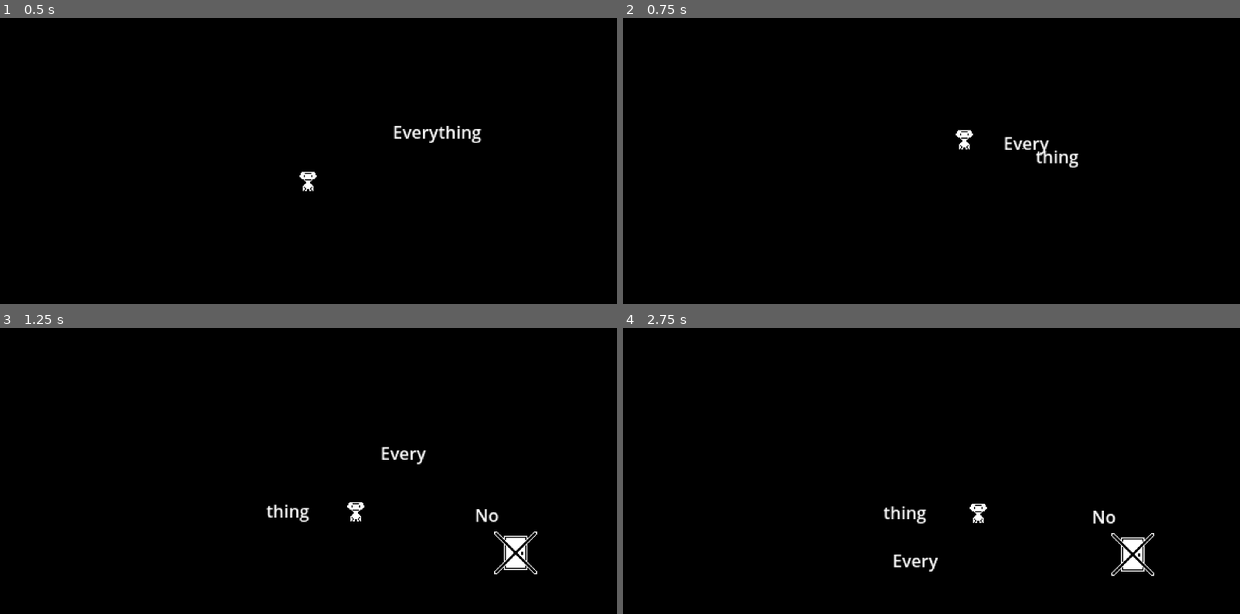
Above: before the commit, frames 1-4 (two rows, left to right).
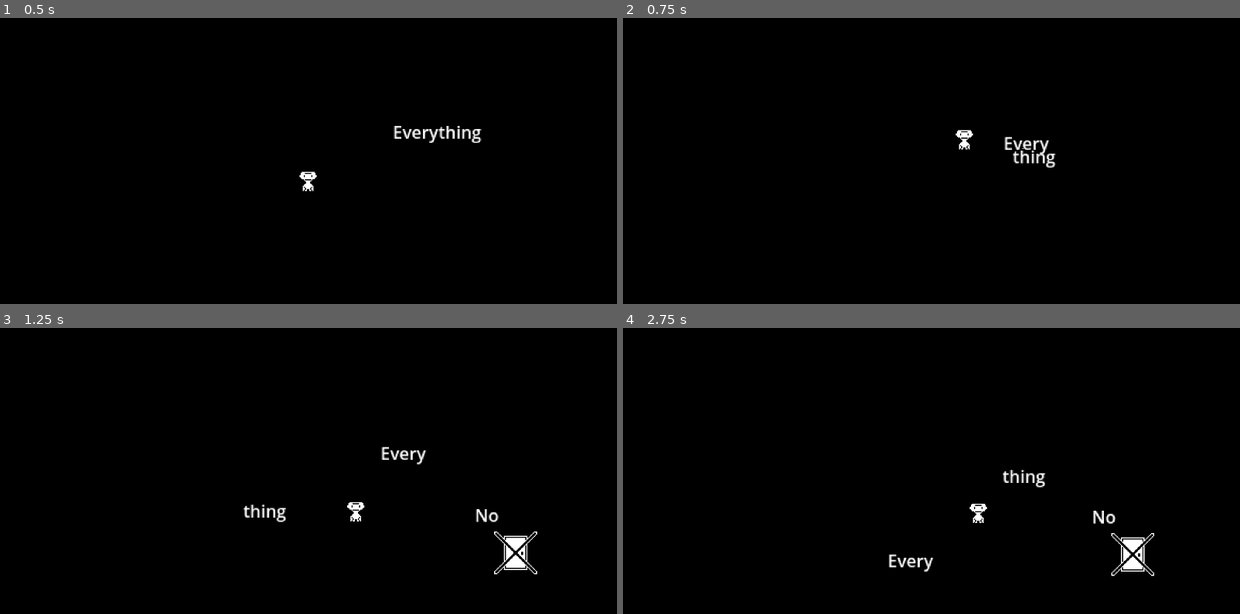
Above: after the commit, the same moments.

Repository: SoulsTogetherX/GameJam-1-bit-jam-n2-
Game: Godot game, scene res://rooms/puzzel_rooms/1/room_1.tscn
Same seed, same stepped clock (60 frames per second), same inputs: the game is played once before the commit and once after it.
Inputs (mouse positions are in pixels of both pictures, inside the frame that each line leads up to):
- Up to frame 1 (0.5 s): no input
- Up to frame 2 (0.75 s): tap Enter at 0.5 s; move the mouse to (1036, 132) at 0.52 s; hold D (right) from 0.53 s (still down); hold W (interact) from 0.53 s (still down); click (1036, 132) at 0.67 s
- Up to frame 3 (1.25 s): keep holding D (right); keep holding W (interact)
- Up to frame 4 (2.75 s): move the mouse to (906, 511) at 1.27 s; release D (right) at 1.28 s; release W (interact) at 1.28 s; hold A (left) 1.28-2.03 s; tap W (interact) at 1.35 s; click (906, 511) at 1.42 s; move the mouse to (1024, 476) at 2.02 s; hold D (right) from 2.03 s (still down); hold W (interact) from 2.03 s (still down); click (1024, 476) at 2.17 s

Frame 1 is identical in both runs. In frame 2, 0.3% of the frame differs, in the area x 63-74%, y 46-53%; in frame 3, 0.3%; in frame 4, 0.7%, in the area x 42-69%, y 49-86%.

Commit message:
backup 2

Diff:
--- a/global/global_stuff.gd
+++ b/global/global_stuff.gd
@@ -19,7 +19,6 @@
 		node.get_parent().remove_child(node);
 	parent.add_child(node);
 
-
 static func waggle(obj : Node2D, length : float = 1.5, max : float = 5):
 	var tw = obj.create_tween();
 	var div = length / 3;
@@ -30,3 +29,16 @@
 
 	await tw.finished;
 	tw.kill();
+
+static func wait(obj : Node, delay : float):
+	var tw = obj.create_tween();
+	tw.tween_interval(delay);
+	await tw.finished;
+	tw.kill();
+
+static func wait_function(obj : Node, delay : float, foo : Callable):
+	var tw = obj.create_tween();
+	tw.tween_interval(delay);
+	tw.tween_callback(foo);
+	await tw.finished;
+	tw.kill();
--- a/src/breakable_word/objects/segment.tscn
+++ b/src/breakable_word/objects/segment.tscn
@@ -2,7 +2,7 @@
 
 [ext_resource type="Script" path="res://src/breakable_word/scripts/segment.gd" id="1_0at7n"]
 
-[node name="segment" type="RigidBody2D" groups=["segment"]]
+[node name="segment" type="RigidBody2D"]
 collision_layer = 4
 freeze = true
 script = ExtResource("1_0at7n")
--- a/src/breakable_word/objects/word_placer.tscn
+++ b/src/breakable_word/objects/word_placer.tscn
@@ -7,4 +7,14 @@
 
 [node name="Area2D" type="Area2D" parent="."]
 
+[node name="front" type="Area2D" parent="."]
+modulate = Color(0.627451, 0.12549, 0.941176, 1)
+collision_layer = 4
+collision_mask = 0
+
+[node name="back" type="Area2D" parent="."]
+modulate = Color(0.627451, 0.12549, 0.941176, 1)
+collision_layer = 4
+collision_mask = 0
+
 [connection signal="input_event" from="Area2D" to="." method="_on_area_2d_input_event"]
--- a/src/breakable_word/scripts/breakable_spawner.gd
+++ b/src/breakable_word/scripts/breakable_spawner.gd
@@ -16,12 +16,63 @@
 	for placer in _placers:
 		placer.update_segments();
 
-func drop(placer: int, segment: int) -> void:
-	_placers[placer].drop(segment);
+func update_text() -> String:
+	var txt : String = "";
+	for placer in _placers:
+		txt += placer.get_text();
+	text = txt;
+	_from_text();
+	return txt;
 
-func drops(placers: Array[int], segments: Array[Array]) -> void:
+func insert(idx : int, segment : Segment) -> String:
+	var txt : String = "";
+	for i in idx:
+		txt += _placers[i].get_text() + "/";
+	txt += segment.get_text() + "/";
+	segment.destroy();
+	for i in range(idx, _placers.size(), 1):
+		txt += _placers[i].get_text() + "/";
+
+	text = txt;
+	return text;
+
+func remove_this(placer: WordPlacer) -> String:
+	if _placers.size() > 1:
+		var idx = _placers.find(placer);
+		_placers[idx].queue_free();
+		_placers.remove_at(idx);
+		return update_text();
+	return _placers[0].get_text();
+
+func remove(placer: int) -> void:
+	if _placers.size() > 1:
+		_placers[placer].queue_free();
+		_placers.remove_at(placer);
+
+func added_front(placer : WordPlacer, segment : Segment) -> String:
+	var idx = _placers.find(placer);
+	if idx != -1 && segment && !_placers.has(segment):
+		return insert(idx + 1, segment);
+
+	return text;
+
+func added_behind(placer : WordPlacer, segment : Segment) -> String:
+	var idx = _placers.find(placer);
+	if idx != -1 && segment && !_placers.has(segment):
+		return insert(idx, segment);
+
+	return text;
+
+func has(segment : Segment) -> bool:
+	return _placers.has(segment);
+
+func drop(placer: int) -> void:
+	_placers[placer].drop();
+	remove(placer);
+
+func drops(placers: Array[int]) -> void:
 	for placer in placers:
-		_placers[placer].drops(segments[placer]);
+		drop(placer)
 
 func _ready() -> void:
 	await owner.ready;
--- a/src/breakable_word/scripts/breakable_word.gd
+++ b/src/breakable_word/scripts/breakable_word.gd
@@ -16,8 +16,24 @@
 func _ready():
 	_isReady = true;
 
-func drop(segment: int, placer: int) -> void:
-	spawner.drop(placer, segment);
+func drop(placer: int) -> void:
+	spawner.drop(placer);
 
-func drops(segments: Array[Array], placers: Array[int]) -> void:
-	spawner.drops(placers, segments);
+func drops(placers: Array[int]) -> void:
+	spawner.drops(placers);
+
+func added_front(placer : WordPlacer, segment : Segment) -> void:
+	#print("1")
+	spawner.added_front(placer, segment);
+
+func added_behind(placer : WordPlacer, segment : Segment) -> void:
+	#print("2")
+	spawner.added_behind(placer, segment);
+
+func added_mid(placer : WordPlacer, segment : Segment) -> void:
+	#print("3")
+	spawner.added_mid(placer, segment);
+
+func empty(placer : WordPlacer) -> void:
+	#print("4")
+	spawner.remove_this(placer);
--- a/src/breakable_word/scripts/segment.gd
+++ b/src/breakable_word/scripts/segment.gd
@@ -2,6 +2,7 @@
 class_name Segment extends RigidBody2D
 
 const MAX_SPEED  : int = 20;
+static var noPickup : bool = false;
 
 static var globalStuff = load("res://global/global_stuff.gd");
 static var _font             : Font   = globalStuff.segment_font;
@@ -55,6 +56,16 @@
 
 	return seg;
 
+func destroy():
+	set_process_input(false)
+	await globalStuff.wait(self, 0.05);
+	if attached:
+		noPickup = false;
+	queue_free();
+
+func get_text() -> String:
+	return _text;
+
 func set_text(txt : String) -> Segment:
 	_text = txt;
 	var size = _font.get_string_size(txt, HORIZONTAL_ALIGNMENT_CENTER, -1, _font_size) * 0.5;
@@ -67,26 +78,27 @@
 func _on_area_2d_input_event(viewport: Node, event: InputEvent, shape_idx: int) -> void:
 	if event is InputEventMouseButton && event.button_index == MOUSE_BUTTON_LEFT && event.is_pressed():
 		if attached:
-			attached = false;
 			for area in $Area2D.get_overlapping_areas():
 				var placer = area.get_parent();
-				if placer is WordPlacer && !placer.has_segment(self):
-					placer.add_segment(self, placer.find_area(area));
-					return;
-			drop();
-			return;
-		if can_move:
-			var segments = get_tree().get_nodes_in_group("segment");
-			for s in segments:
-				if s.attached == true:
+				if placer is WordPlacer:
+					placer.add_segment(self, area);
 					return;
 
+			drop();
+
+			await globalStuff.wait(self, 0.05);
+			noPickup = false;
+			attached = false;
+			return;
+		if can_move && !noPickup:
+
+			noPickup = true;
 			attached = true;
 			var max_offset = get_rect().size * 0.5 - Vector2(1, 1);
 			attached_offset = (global_position - get_global_mouse_position()).clamp(-max_offset, max_offset);
 
 			if get_parent() is WordPlacer:
-				get_parent().drop_this(self);
+				get_parent().drop();
 			hold()
 
 func get_rect() -> Rect2:
--- a/src/breakable_word/scripts/word_placer.gd
+++ b/src/breakable_word/scripts/word_placer.gd
@@ -1,15 +1,18 @@
 @tool
 class_name WordPlacer extends Node2D
 
+@onready var _marker_back     : Area2D  = $front;
+@onready var _marker_front    : Area2D  = $back;
+
 static var globalStuff = load("res://global/global_stuff.gd");
 var _area            : Rect2            = Rect2(global_position, Vector2.ZERO);
-var _markers         : Array[Area2D]    = [];
 var _detect          : CollisionShape2D;
-var _segments        : Array[Segment];
+var _segment         : Segment;
 
 static var instance = preload("res://src/breakable_word/objects/word_placer.tscn");
 static func create() -> WordPlacer:
-	return instance.instantiate();
+	var placer : WordPlacer = instance.instantiate();
+	return placer;
 
 func get_area() -> Rect2:
 	return _area;
@@ -20,94 +23,59 @@
 func get_height() -> float:
 	return _area.size.y;
 
-func drop(idx: int) -> void:
-	if _markers.size() > 1:
-		_markers[idx].queue_free()
-		_markers.pop_at(idx);
-	else:
-		_markers[idx].position.x = _segment_width() * 2;
-	_segments.pop_at(idx);
-	_segments[idx].drop();
+func drop() -> void:
+	if !_segment:
+		return;
+	_segment.drop();
+	_segment = null;
 
 	update_segments();
+	get_parent().empty(self);
 
-func drops(segments: Array[int]) -> void:
-	for idx in segments:
-		if _markers.size() > 1:
-			_markers[idx].queue_free()
-			_markers.pop_at(idx);
+func add_segment(seg : Segment, area : Area2D = null) -> void:
+	if _segment:
+		if area == null || area == _marker_front:
+			print(seg.get_text())
+			get_parent().added_front(self, seg);
 		else:
-			_markers[idx].position.x = _segment_width() * 0.5;
-		_segments.pop_at(idx);
-		_segments[idx].drop();
+			print(seg.get_text())
+			get_parent().added_behind(self, seg);
+		return;
 
+	_segment = seg;
+	globalStuff.swap_parent(seg, self);
 	update_segments();
+	return;
 
-func drop_this(segment : Segment) -> void:
-	for s in _segments:
-		if segment == s:
-			var idx = _segments.find(segment)
-			if _markers.size() > 1:
-				_markers[idx].queue_free()
-				_markers.pop_at(idx);
-			else:
-				_markers[idx].position.x = _segment_width() * 0.5;
-			_segments.pop_at(idx);
-			segment.drop();
+func get_text() -> String:
+	if _segment:
+		return _segment.get_text();
+	return "";
 
-	update_segments();
-
-func add_marker(height : int, idx : int) -> void:
-	var marker = Area2D.new();
-	var colide = CollisionShape2D.new();
-	var shape  = RectangleShape2D.new();
-	marker.collision_layer = 4;
-	marker.collision_mask = 0;
-	marker.position = Vector2(0, 0)
-	colide.set_shape(shape);
-	shape.extents = Vector2(1, height * 0.5);
-
-	marker.add_child(colide);
-	add_child(marker);
-	_markers.append(marker);
-
-func add_segment(seg : Segment, idx : int = -1) -> void:
-	if idx == -1:
-		idx = _segments.size() - 1;
-		_segments.append(seg);
-	else:
-		_segments.insert(idx, seg);
-	globalStuff.swap_parent(seg, self);
-	if _segments.size() > _markers.size():
-		add_marker(seg.get_height(), idx);
-	update_segments();
-
-func has_segment(seg : Segment) -> bool:
-	return _segments.has(seg);
-
-func find_area(area : Area2D) -> int:
-	return _markers.find(area);
+func has_segment() -> bool:
+	return _segment != null;
 
 func update_segments() -> void:
-	if _segments.is_empty():
+	if !has_segment():
 		_area = Rect2();
 		return;
 
-	var width = _segment_width();
-	_area.size = Vector2(width, _segments[0].get_height()) * 0.5;
-	_area.position = Vector2.ZERO;
+	var width                   = _segment.get_width();
+	var height                  = _segment.get_height();
 
-	var offset = Vector2(-width * 0.5, 0);
-	for idx in _segments.size():
-		var seg = _segments[idx];
-		seg.position = offset;
-		var w = seg.get_width();
-		seg.position.x += w * 0.5;
-		_markers[idx].position.x = w * 0.5;
-		offset.x += w;
+	_segment.position = Vector2(-width * 0.5, 0);
+	_segment.position.x += width * 0.5;
+
+	_area.size                  = Vector2(width, height) * 0.5;
+	_area.position              = Vector2.ZERO;
 
 	_detect.shape.extents   = _area.size;
 	_detect.position = _area.position;
+
+	_marker_back.get_child(0).shape.extents  =  Vector2(width * 0.25, height * 0.5);
+	_marker_front.get_child(0).shape.extents =  Vector2(width * 0.25, height * 0.5);
+	_marker_back.position.x       = -width * 0.25;
+	_marker_front.position.x      =  width * 0.25;
 
 func _set(property: StringName, value : Variant) -> bool:
 	if property == "position":
@@ -121,11 +89,18 @@
 	_detect.modulate = Color.GREEN;
 	$Area2D.add_child(_detect);
 
-func _segment_width() -> float:
-	var width = 0;
-	for seg in _segments:
-		width += seg.get_width();
-	return width;
+	var colide_front = CollisionShape2D.new();
+	_marker_front.add_child(colide_front);
+
+	var colide_back = CollisionShape2D.new();
+	_marker_back.add_child(colide_back);
+
+	var shape = RectangleShape2D.new()
+	_marker_front.get_child(0).set_shape(shape);
+	_marker_back.get_child(0).set_shape(shape);
+
+	_marker_front.modulate = Color.PURPLE;
+	_marker_back.modulate = Color.PURPLE;
 
 func _on_area_2d_input_event(viewport: Node, event: InputEvent, shape_idx: int) -> void:
 	if event is InputEventMouseButton && event.button_index == MOUSE_BUTTON_LEFT && event.is_pressed():
--- a/src/interactable/door/doorActions/custom/room_1.gd
+++ b/src/interactable/door/doorActions/custom/room_1.gd
@@ -10,5 +10,5 @@
 		return;
 	onTime = true;
 
-	everything.drop(0, 1);
+	everything.drop(0);
 	print(no)
